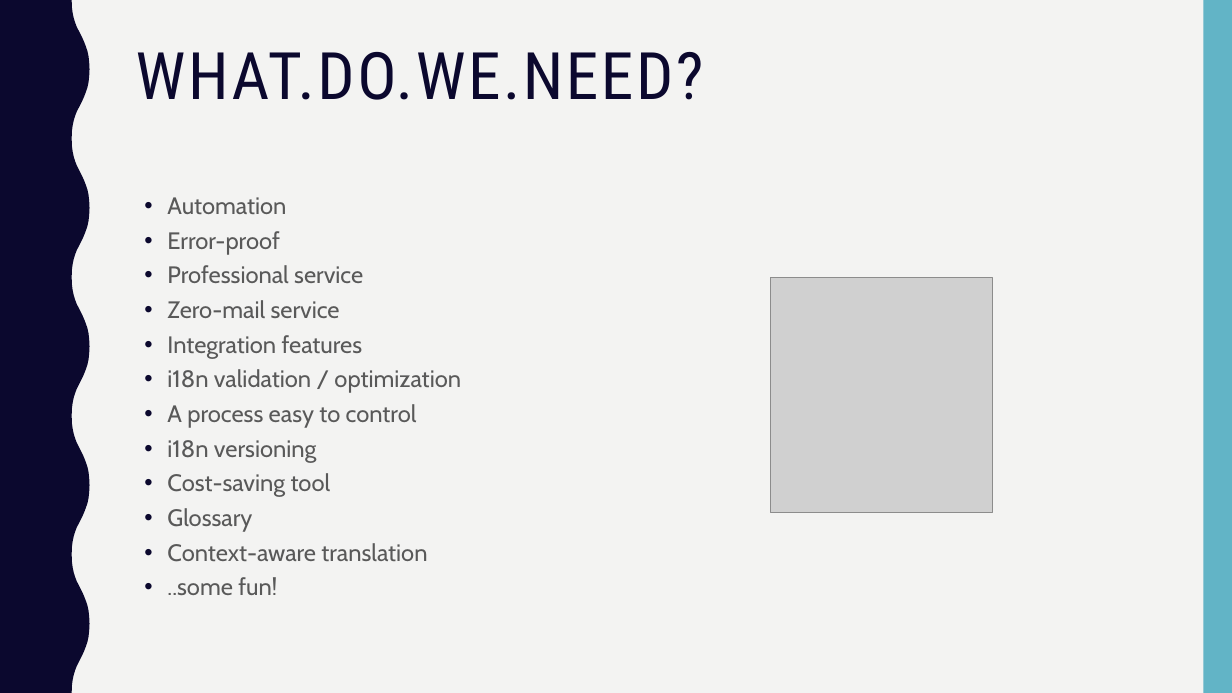
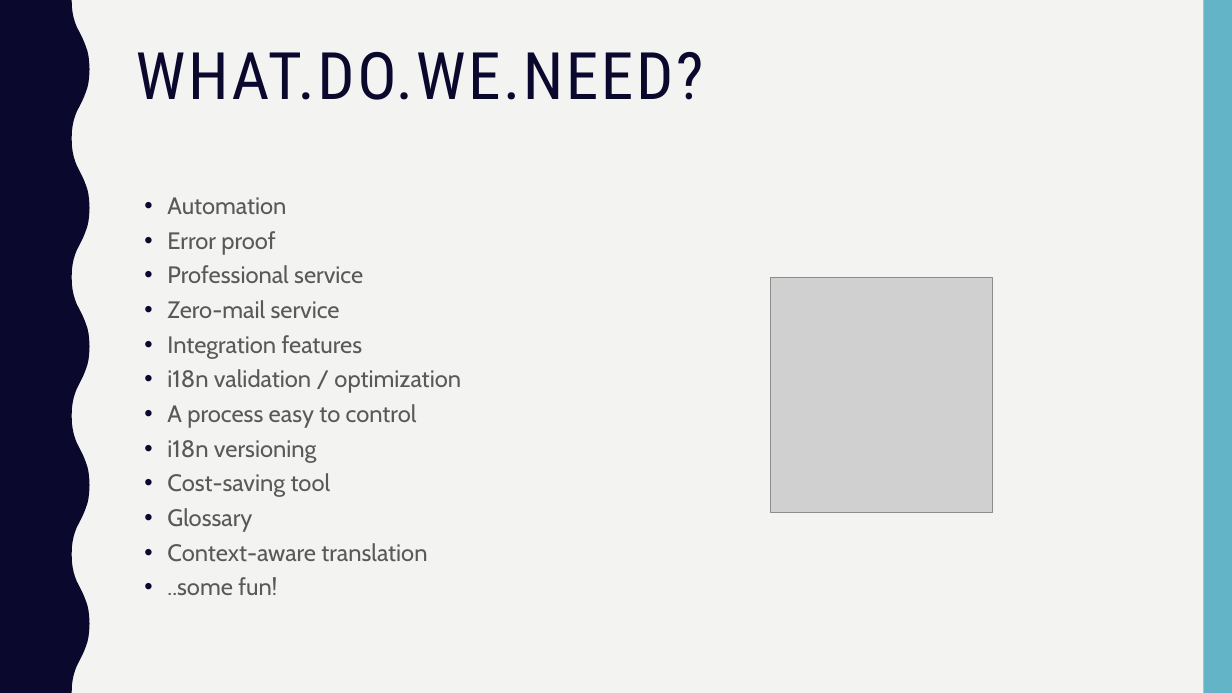
Before and after one commit to matteopelucco/lokalise, a slide deck: slide 8 of presentation/lokalise.pptx. Drawn at 1232x693 pixels with LibreOffice and Linux fonts; fonts in the diff are those of the drawing; grey boxes stand for pictures; background and template pictures are left out. Boxes give left, top, right and bottom in pixels: in the first picture for what was removed or moved away, otherwise in the second. Text is boxed around its words. In the diff, an @@ line names an element or a change of style, - is before the commit and + after.

```diff
--- a/presentation/lokalise.pptx
+++ b/presentation/lokalise.pptx
@@ text at box(167, 231, 275, 255): text changed @@
-• Error-proof
+• Error proof
```
Also in this commit, not shown: 10 other slides changed, 14 other files.
